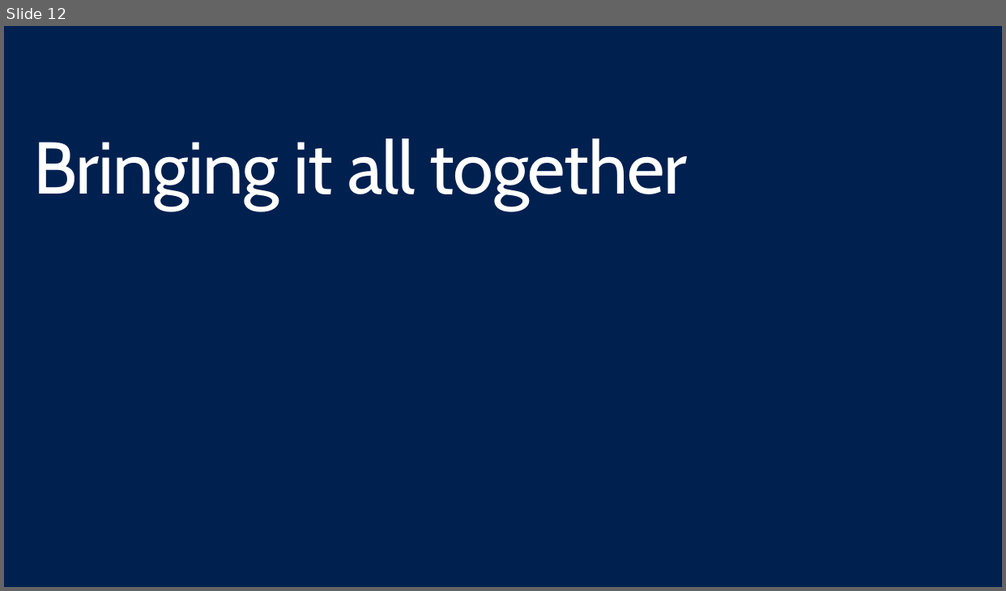
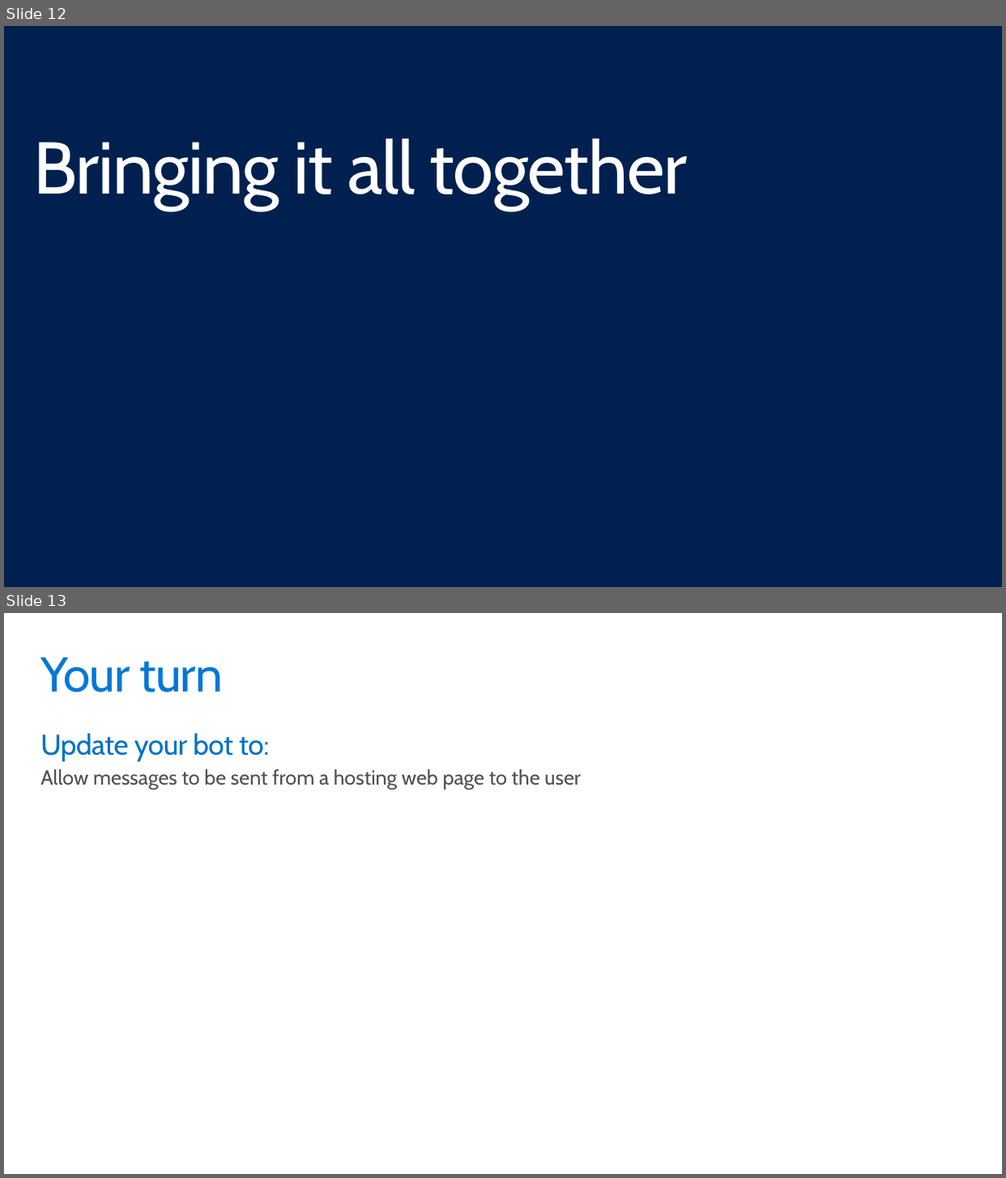
Before and after one commit to GeekTrainer/help-desk-bot-lab, a slide deck: Slides/8 - Backchannel.pptx. Shown one above the other, each under a label of ours: slide 12 before the commit, slides 12 and 13 after it. The pictures are 1006x591 and 1006x1178 pixels, drawn with LibreOffice and Linux fonts; fonts in the diff are those of the drawing. Boxes give left, top, right and bottom in pixels: in the first picture for what was removed or moved away, otherwise in the second. Text is boxed around its words. In the diff, an @@ line names an element or a change of style, - is before the commit and + after.

```diff
--- a/Slides/8 - Backchannel.pptx
+++ b/Slides/8 - Backchannel.pptx
@@ slide 13 added at box(4, 613, 1002, 1174), background #FFFFFF @@
@@ title added at box(40, 657, 223, 692), 48 pt, text #0078D7 @@
+Your turn
@@ text added at box(40, 733, 581, 790), 20 pt, text #505050 @@
+Update your bot to:
+  Allow messages to be sent from a hosting web page to the user
```
Also in this commit, not shown: 3 other files.
